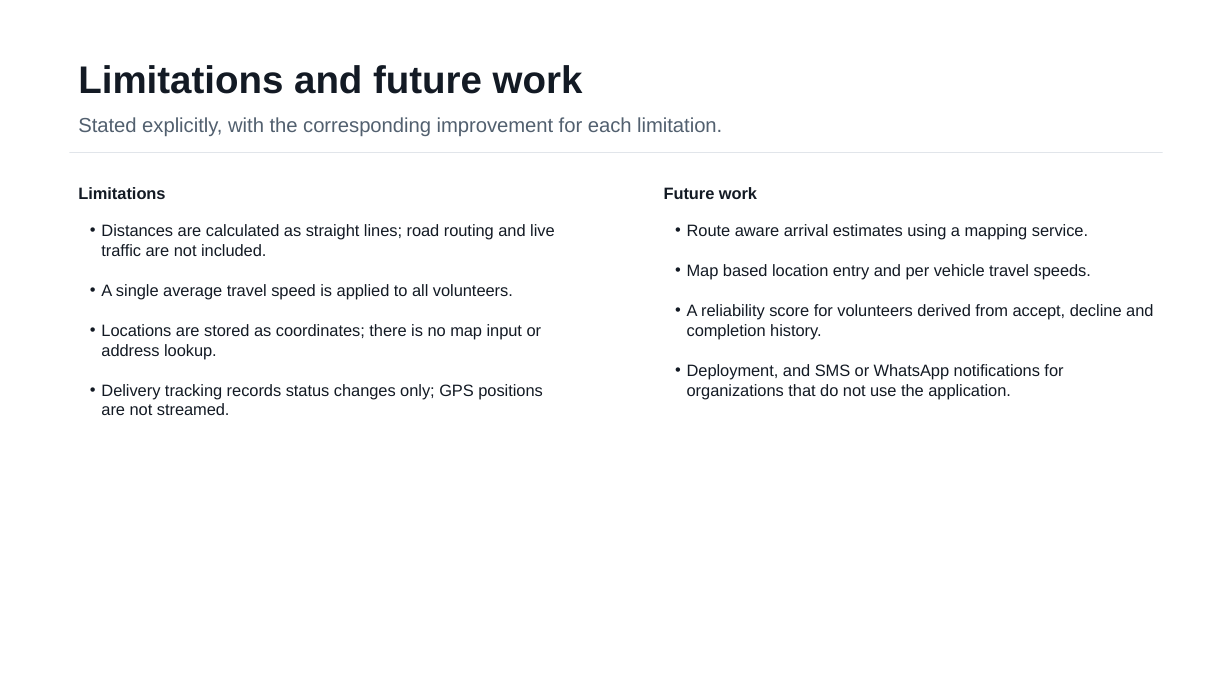
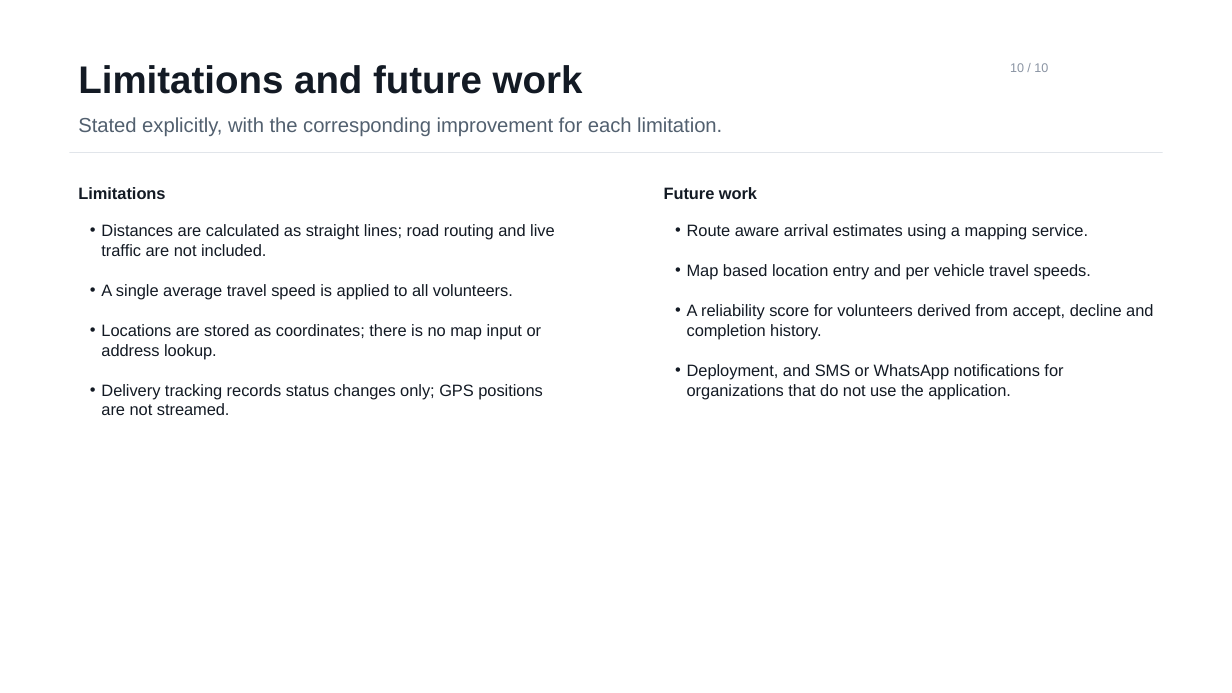
Before and after one commit to AdiByte5/FoodBridge, a slide deck: slide 10 of docs/FoodBridge_Project_Review.pptx. Drawn at 1232x693 pixels with LibreOffice and Linux fonts; fonts in the diff are those of the drawing. Boxes give left, top, right and bottom in pixels: in the first picture for what was removed or moved away, otherwise in the second. Text is boxed around its words. In the diff, an @@ line names an element or a change of style, - is before the commit and + after.

```diff
--- a/docs/FoodBridge_Project_Review.pptx
+++ b/docs/FoodBridge_Project_Review.pptx
@@ text added at bbox=[1010, 63, 1048, 72], 9.8 pt, text #8A94A3 @@
+10 / 10
```
Also in this commit, not shown: 8 other slides changed, 2 other files.
